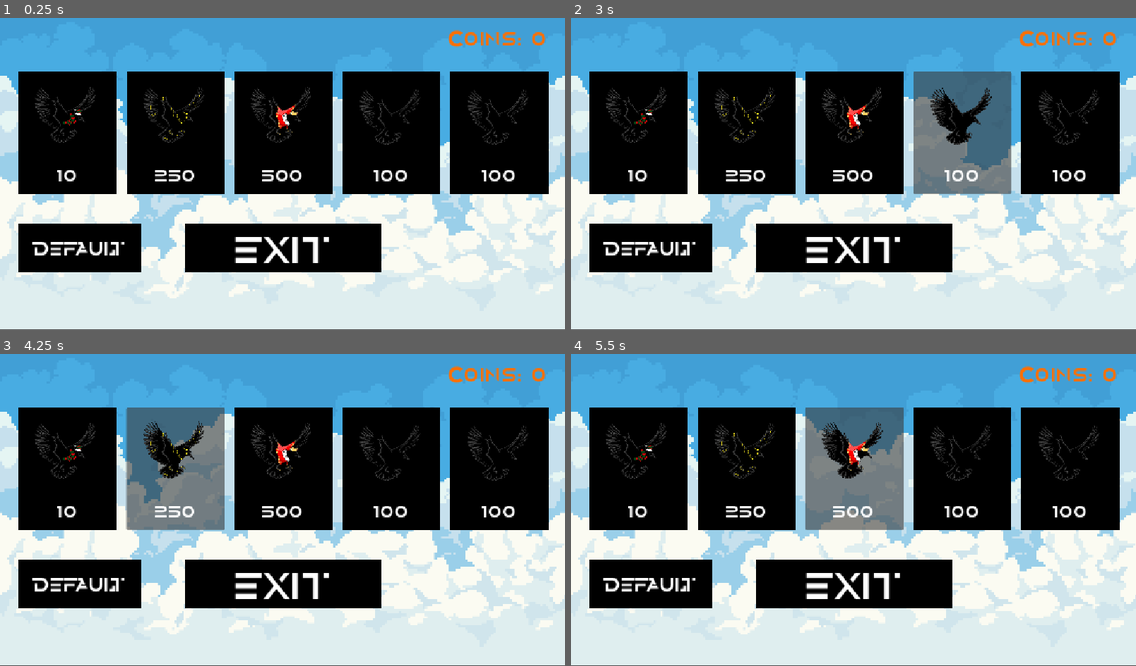
Above: before the commit, frames 1-4 (two rows, left to right).
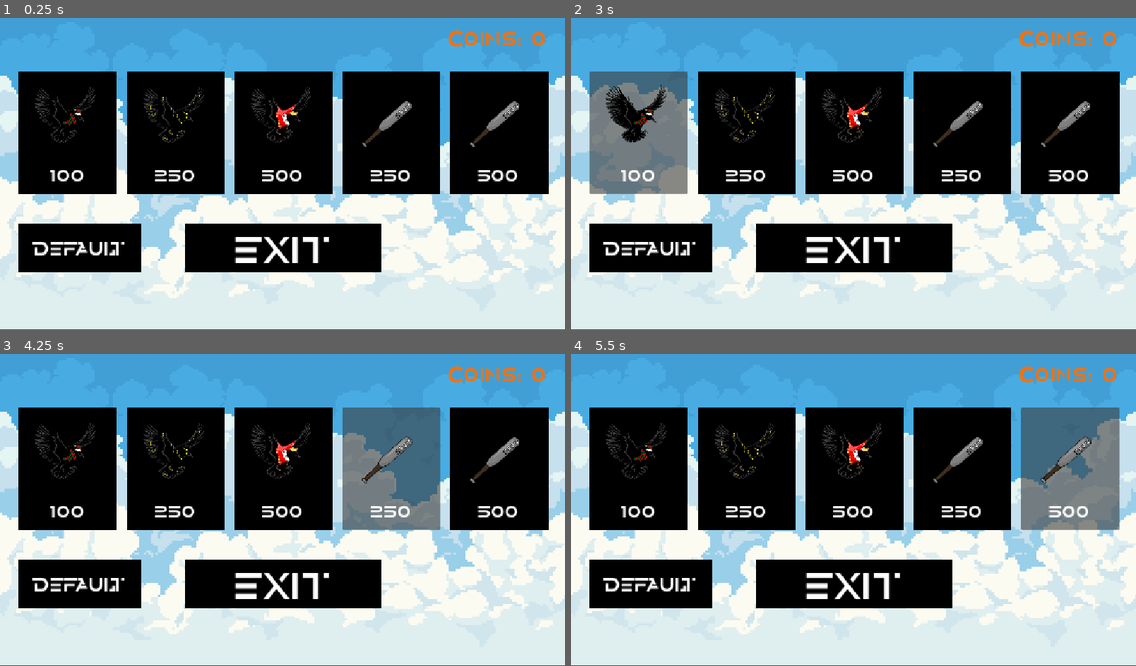
Above: after the commit, the same moments.

Repository: MultiplayerJake/GameJam-Crow-Smash
Game: Godot game, scene res://Scenes/MainScenes/Shop.tscn
Two runs of this game, one before a commit and one after it. Both use one fixed random seed, a clock stepped at 60 frames per second and the inputs below. This scene is started directly instead of the project's main scene.
Inputs:
- Up to frame 1 (0.25 s): no input
- Up to frame 2 (3 s): click "10" (after the commit: "100") at 0.5 s; click "250" at 1.25 s; click "500" at 2 s; click "100" at 2.75 s
- Up to frame 3 (4.25 s): click "250" at 3.5 s
- Up to frame 4 (5.5 s): click "100" at 4.25 s; click "500" at 5 s

The runs differ from the first frame. In frame 1, 1.4% of the frame differs, in the area x 8-94%, y 23-53%; in frame 2, 13%; in frame 3, 13%; in frame 4, 14%, in the area x 8-98%, y 17-57%.

Commit message:
small shop price changes

Diff:
--- a/Scenes/MainScenes/Shop.tscn
+++ b/Scenes/MainScenes/Shop.tscn
@@ -45,7 +45,7 @@
 theme_override_colors/font_color = Color(1, 1, 1, 1)
 theme_override_fonts/font = ExtResource("2_font")
 theme_override_font_sizes/font_size = 40
-text = "10"
+text = "100"
 horizontal_alignment = 1
 vertical_alignment = 1
 
@@ -119,8 +119,8 @@
 offset_right = 897.5
 offset_bottom = 370.0
 theme_override_styles/normal = SubResource("StyleBoxFlat_black")
-metadata/ProductID = 4
-metadata/Kind = "crow"
+metadata/ProductID = 1
+metadata/Kind = "bat"
 
 [node name="Image" type="TextureRect" parent="Item4" unique_id=1944360341]
 layout_mode = 0
@@ -141,7 +141,7 @@
 theme_override_colors/font_color = Color(1, 1, 1, 1)
 theme_override_fonts/font = ExtResource("2_font")
 theme_override_font_sizes/font_size = 40
-text = "100"
+text = "250"
 horizontal_alignment = 1
 vertical_alignment = 1
 
@@ -151,8 +151,8 @@
 offset_right = 1117.5
 offset_bottom = 370.0
 theme_override_styles/normal = SubResource("StyleBoxFlat_black")
-metadata/ProductID = 5
-metadata/Kind = "crow"
+metadata/ProductID = 2
+metadata/Kind = "bat"
 
 [node name="Image" type="TextureRect" parent="Item5" unique_id=1944360344]
 layout_mode = 0
@@ -173,7 +173,7 @@
 theme_override_colors/font_color = Color(1, 1, 1, 1)
 theme_override_fonts/font = ExtResource("2_font")
 theme_override_font_sizes/font_size = 40
-text = "100"
+text = "500"
 horizontal_alignment = 1
 vertical_alignment = 1
 
